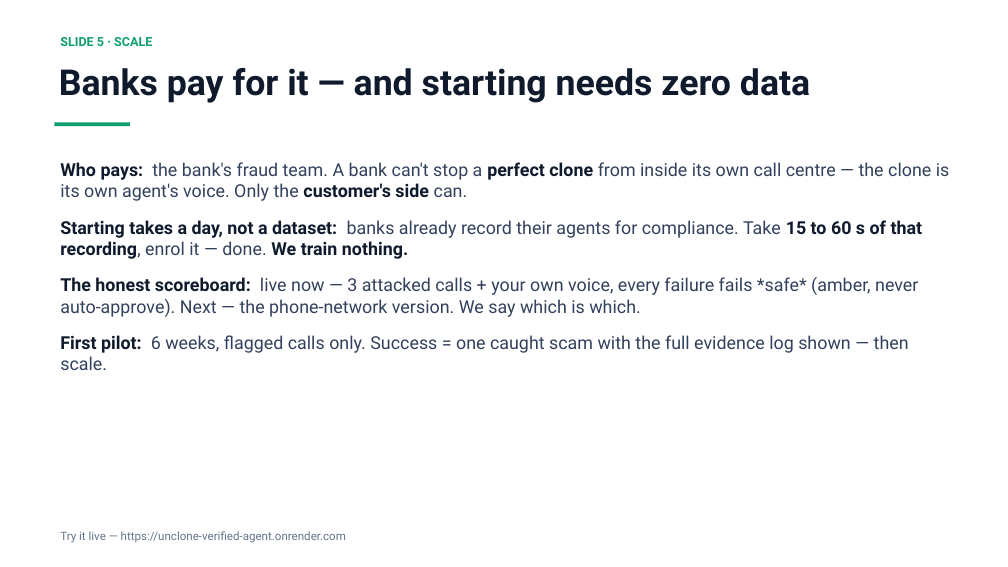
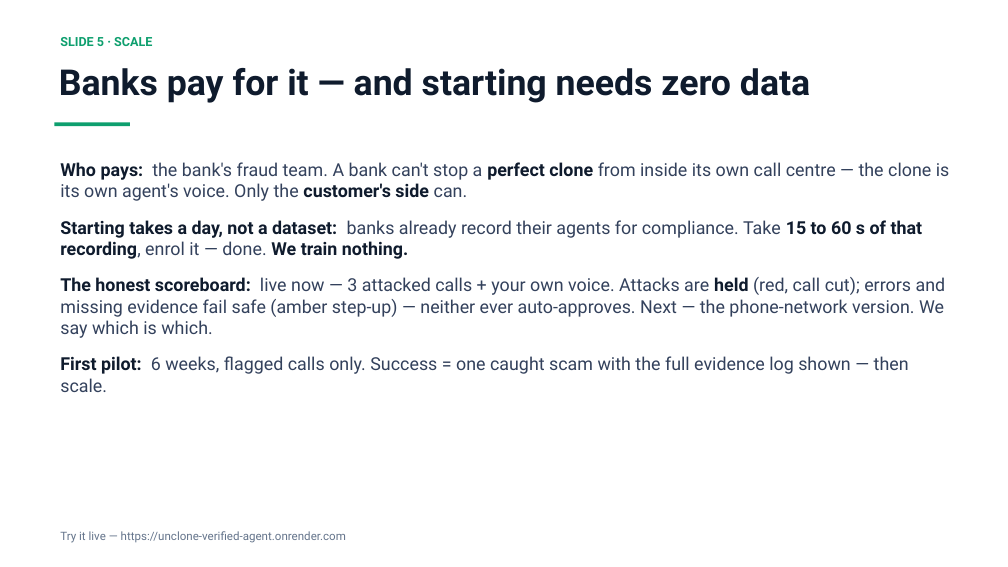
Before and after one commit to Lion4467cat/verified-agent-badge, a slide deck: slide 5 of UNCLONE-day2-deck.pptx. Drawn at 1008x567 pixels with LibreOffice and Linux fonts; fonts in the diff are those of the drawing. Boxes give left, top, right and bottom in pixels: in the first picture for what was removed or moved away, otherwise in the second. Text is boxed around its words. In the diff, an @@ line names an element or a change of style, - is before the commit and + after.

```diff
--- a/UNCLONE-day2-deck.pptx
+++ b/UNCLONE-day2-deck.pptx
@@ text at (60,277,946,338): text changed @@
-The honest scoreboard: live now — 3 attacked calls + your own voice, every failure fails *safe* (amber, never auto-approve). Next — the phone-network version. We say which is which.
+The honest scoreboard: live now — 3 attacked calls + your own voice. Attacks are held (red, call cut); errors and missing evidence fail safe (amber step-up) — neither ever auto-approves. Next — the phone-network version. We say which is which.
```
Also in this commit, not shown: 4 other slides changed, 4 other files.
